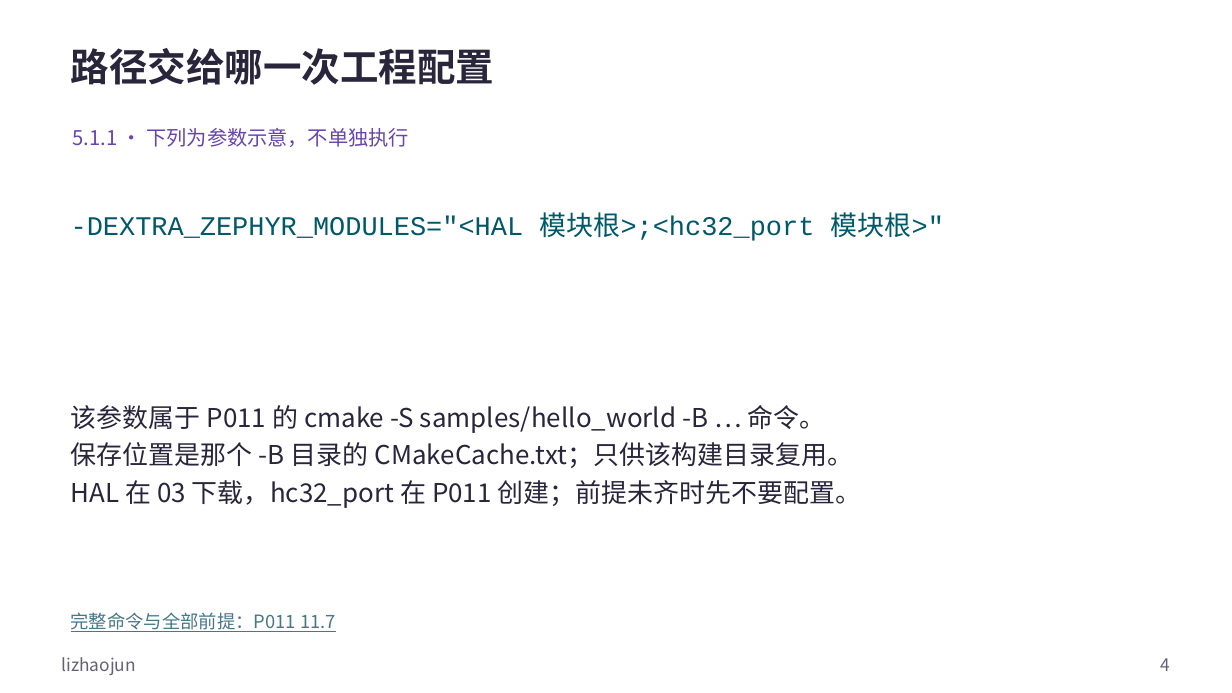
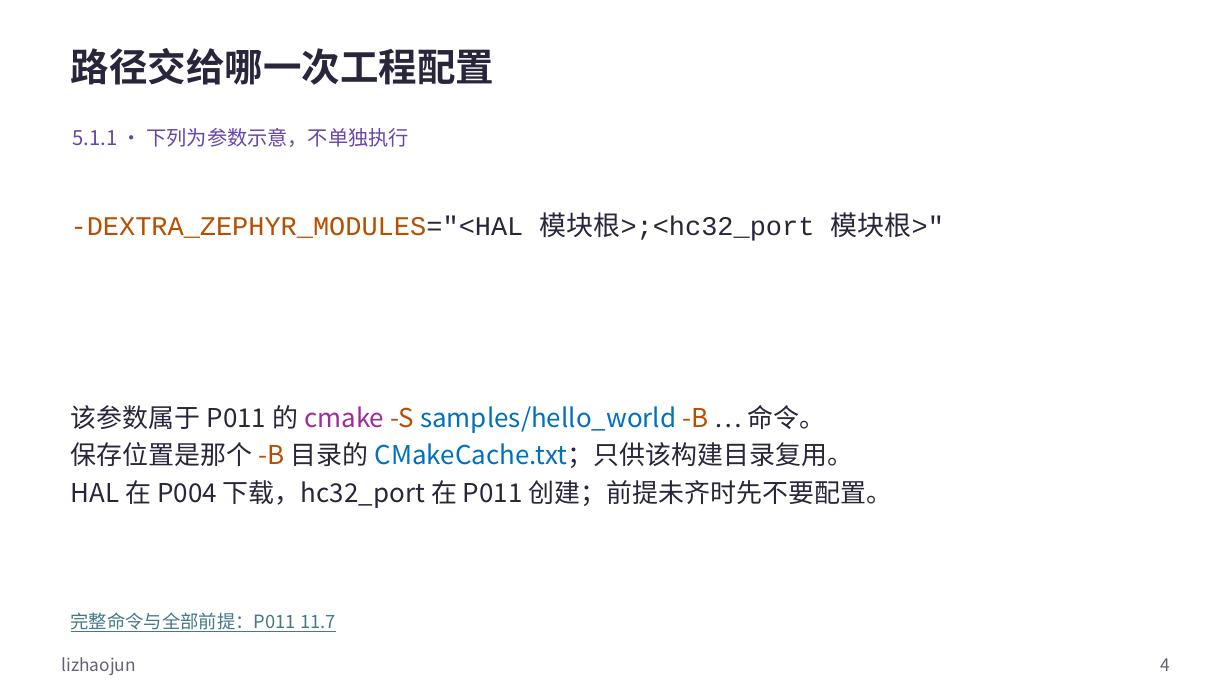
Before and after one commit to FormingSystem/zephyr_hc32f4a0, a slide deck: slide 4 of learning/P01_zephyr_make_project/slides/P005_源码模块接入Zephyr工程_Windows.pptx. Drawn at 1232x693 pixels with LibreOffice and Linux fonts; fonts in the diff are those of the drawing. Boxes give left, top, right and bottom in pixels: in the first picture for what was removed or moved away, otherwise in the second. Text is boxed around its words. In the diff, an @@ line names an element or a change of style, - is before the commit and + after.

Commit message:
content(learning/modules): 统一源码模块接入图示与代码样式
- 区分模块路径、YAML 字段、派生变量与 CMake 接口，补图例并校正下载及新增板章节的导航文字。
- 正式 PPT 与可重建原生源同步，保留封面、媒体、批注和非正文页脚署名。

```diff
--- a/learning/P01_zephyr_make_project/slides/P005_源码模块接入Zephyr工程_Windows.pptx
+++ b/learning/P01_zephyr_make_project/slides/P005_源码模块接入Zephyr工程_Windows.pptx
@@ text "-DEXTRA_ZEPHYR_MODULES="<HAL 模块根>;<hc32_port 模块根>"" at (x1=71, y1=212, x2=944, y2=241): text colour #005968 to #B84E00 in "-DEXTRA_ZEPHYR_MODULES="<HAL"; text colour #005968 to #29263B in "-DEXTRA_ZEPHYR_MODULES="<HAL 模块根>;<hc32_port 模块根>"" @@
@@ text at (x1=71, y1=405, x2=854, y2=468): text colour #29263B to #A02B93 in "cmake"; text colour #29263B to #B84E00 in "-S -B", "-B"; text colour #29263B to #0070C0 in "samples/hello_world", "CMakeCache.txt；只供该构建目录复用。" @@
@@ text at (x1=71, y1=480, x2=893, y2=508): text changed @@
-HAL 在 03 下载，hc32_port 在 P011 创建；前提未齐时先不要配置。
+HAL 在 P004 下载，hc32_port 在 P011 创建；前提未齐时先不要配置。
```
Also in this commit, not shown: 11 other slides changed, 14 other files.
